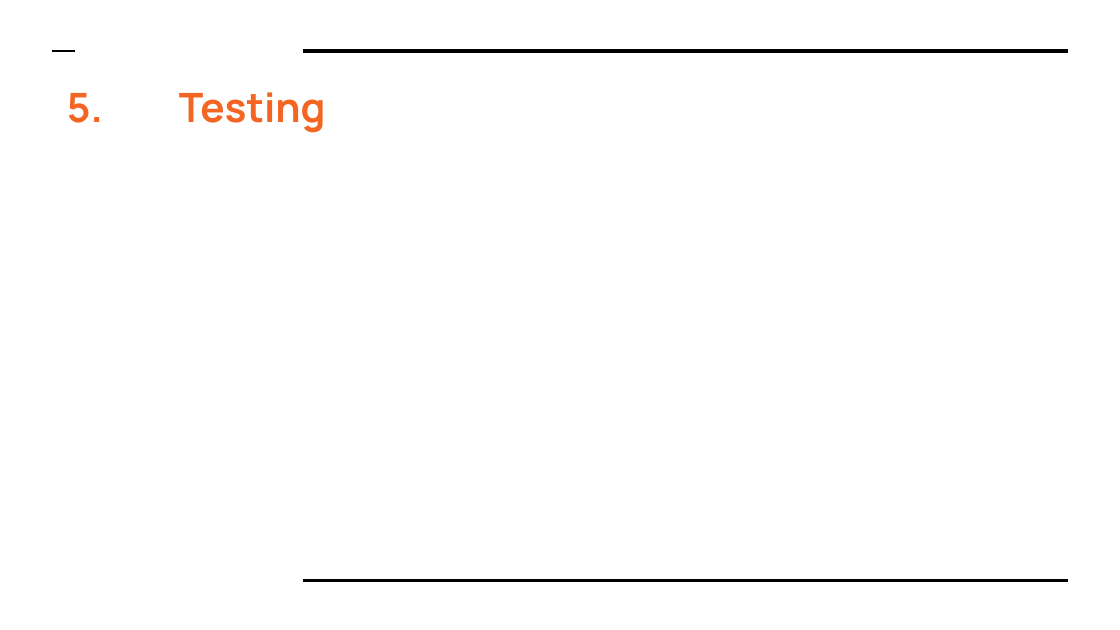
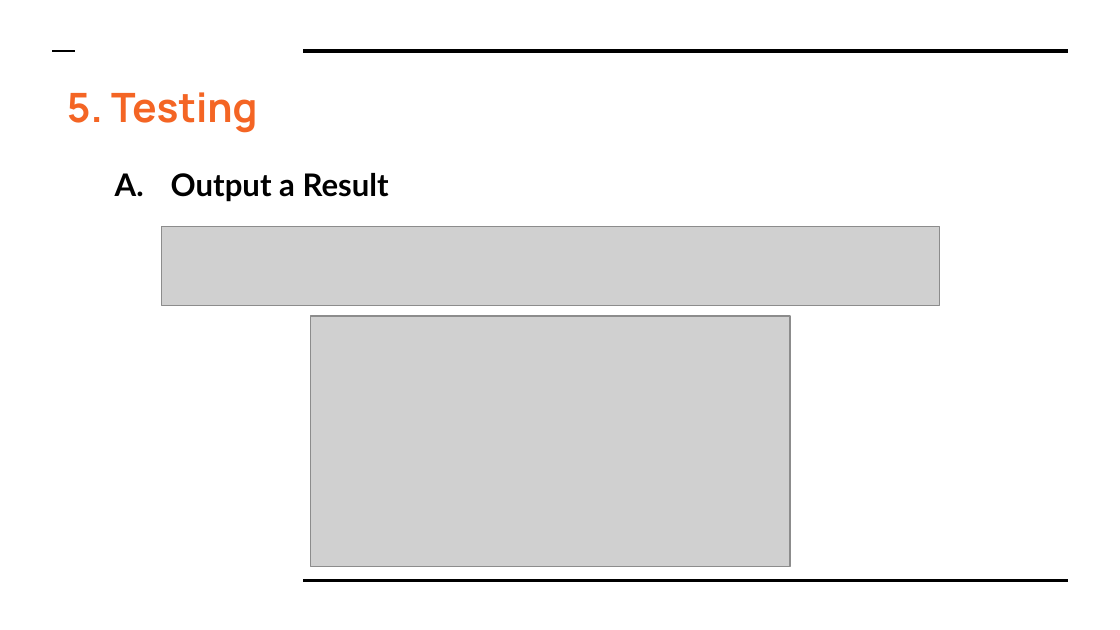
Before and after one commit to HoManLeung/Amazon-analysis, a slide deck: slide 23 of Final Project DS610.pptx (slide 17 before the commit). Drawn at 1120x630 pixels with LibreOffice and Linux fonts; fonts in the diff are those of the drawing; grey boxes stand for pictures. Boxes give left, top, right and bottom in pixels: in the first picture for what was removed or moved away, otherwise in the second. Text is boxed around its words. In the diff, an @@ line names an element or a change of style, - is before the commit and + after.

```diff
--- a/Final Project DS610.pptx
+++ b/Final Project DS610.pptx
@@ title "5. Testing" rewrapped from (67, 92, 326, 133) to (67, 92, 258, 133) @@
@@ text added at (171, 173, 389, 202), 20 pt, text #000000, bold @@
+A. Output a Result
@@ picture added at (161, 226, 939, 306) @@
@@ picture added at (311, 316, 791, 567) @@
```
Also in this commit, not shown: 5 other slides changed, 7 slides added, 1 slide removed.
